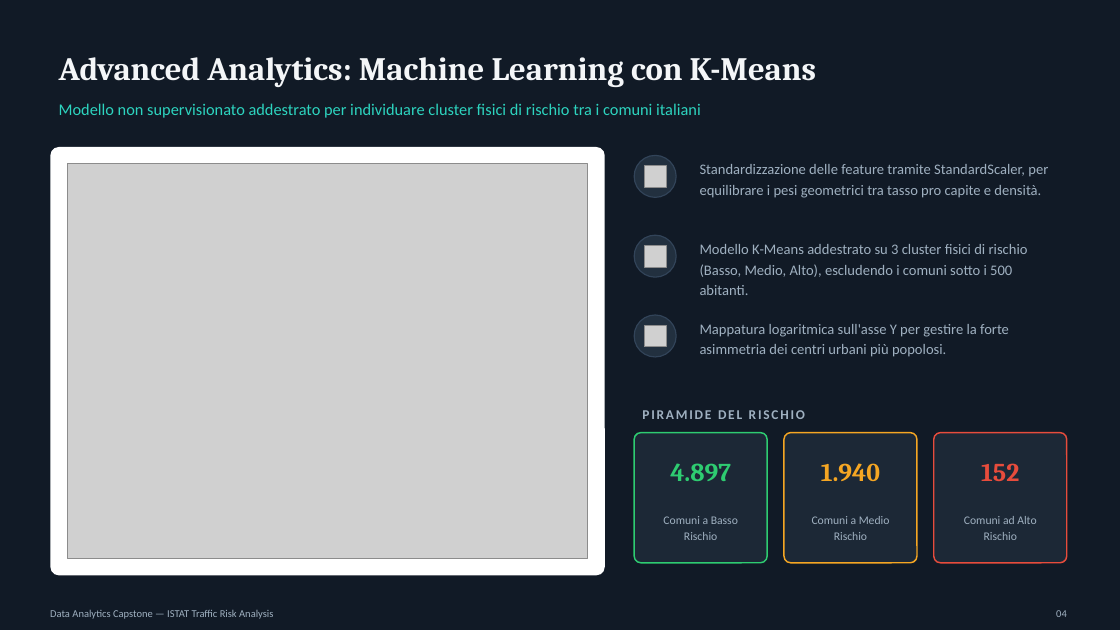
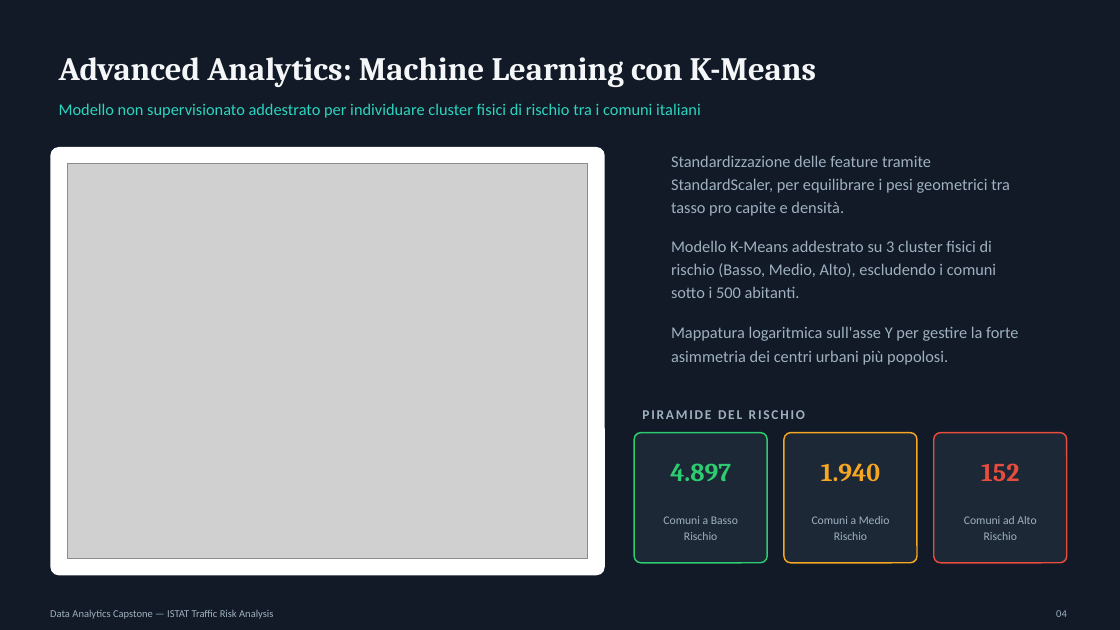
Before and after one commit to calogerosutera1/Capstone_Project_Boolean, a slide deck: slide 4 of dashboard/Presentazione_Capstone_Traffic.pptx. Drawn at 1120x630 pixels with LibreOffice and Linux fonts; fonts in the diff are those of the drawing; grey boxes stand for pictures. Boxes give left, top, right and bottom in pixels: in the first picture for what was removed or moved away, otherwise in the second. Text is boxed around its words. In the diff, an @@ line names an element or a change of style, - is before the commit and + after.

```diff
--- a/dashboard/Presentazione_Capstone_Traffic.pptx
+++ b/dashboard/Presentazione_Capstone_Traffic.pptx
@@ size 12.5 to 14 pt in 3 elements at box(671, 326, 1018, 365), box(671, 240, 996, 298), box(671, 155, 1010, 216) @@
@@ text "Standardizzazione delle feature tramite StandardScaler, ...": place and size @@
-text "Standardizzazione delle feature tramite StandardScaler, ..." at box(700, 164, 1048, 198)
+text "Standardizzazione delle feature tramite StandardScaler, ..." at box(671, 155, 1010, 216)
@@ ellipse removed at box(634, 155, 676, 197) @@
@@ picture removed at box(644, 166, 666, 187) @@
@@ ellipse removed at box(634, 235, 676, 277) @@
@@ text "Modello K-Means addestrato su 3 ...": place and size @@
-text "Modello K-Means addestrato su 3 ..." at box(700, 244, 1028, 295)
+text "Modello K-Means addestrato su 3 ..." at box(671, 240, 996, 298)
@@ picture removed at box(644, 245, 666, 267) @@
@@ ellipse removed at box(634, 315, 676, 357) @@
@@ picture removed at box(644, 325, 666, 347) @@
@@ text "Mappatura logaritmica sull'asse Y per ...": place and size @@
-text "Mappatura logaritmica sull'asse Y per ..." at box(700, 324, 1009, 357)
+text "Mappatura logaritmica sull'asse Y per ..." at box(671, 326, 1018, 365)
```
Also in this commit, not shown: 1 other slide changed.
